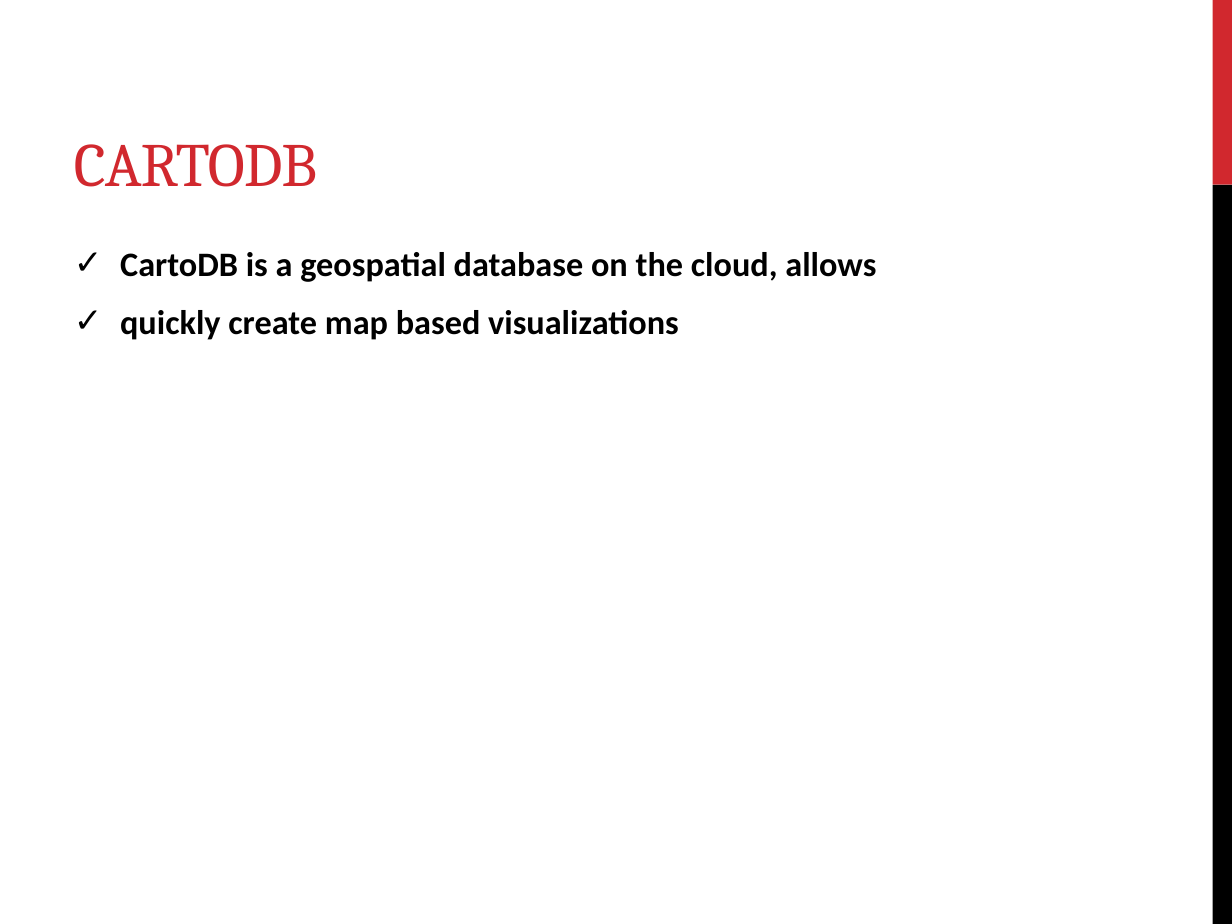
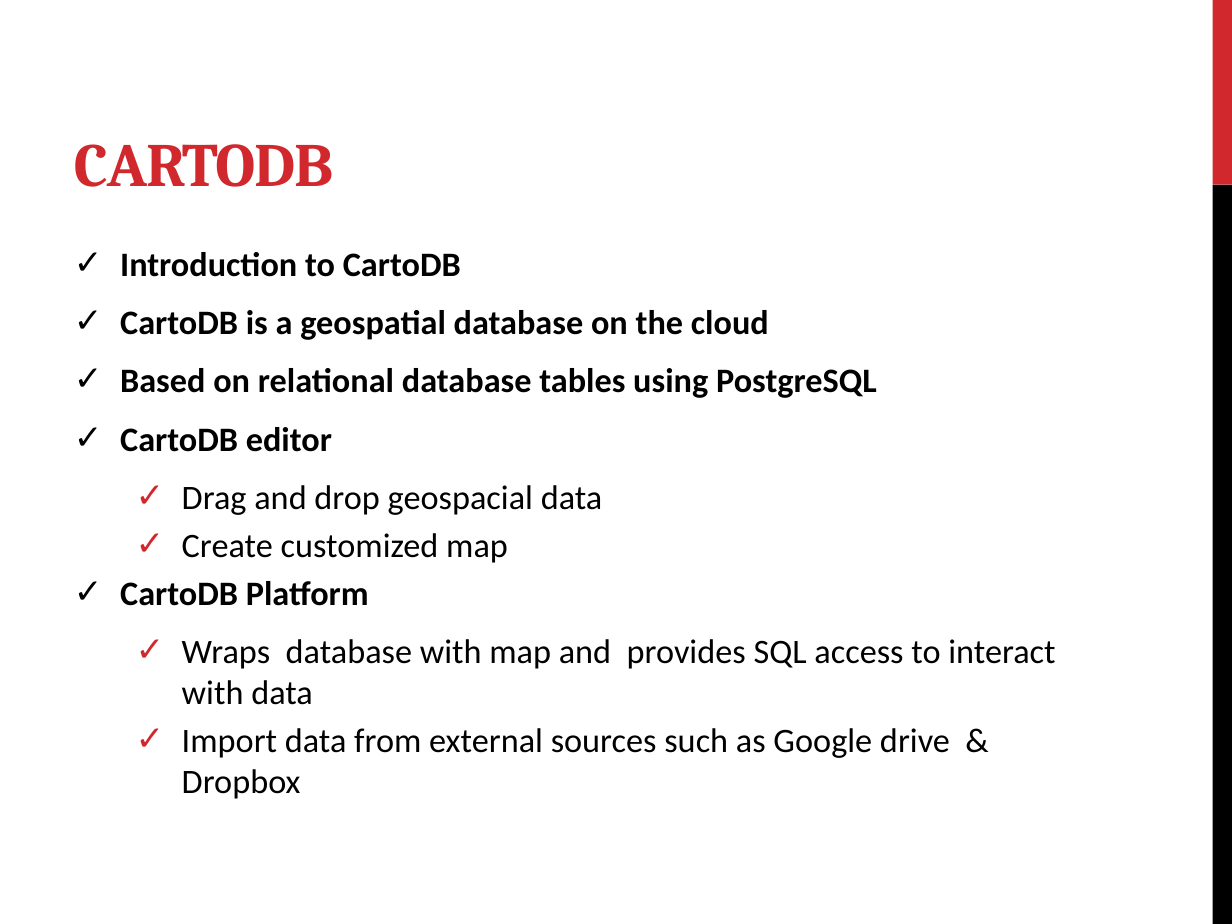
Before and after one commit to sumeshnb/6339Tutorial, a slide deck: slide 6 of Tutorial.pptx. Drawn at 1232x924 pixels with LibreOffice and Linux fonts; fonts in the diff are those of the drawing. Boxes give left, top, right and bottom in pixels: in the first picture for what was removed or moved away, otherwise in the second. Text is boxed around its words. In the diff, an @@ line names an element or a change of style, - is before the commit and + after.

```diff
--- a/Tutorial.pptx
+++ b/Tutorial.pptx
@@ title "CARTODB" at (x1=74, y1=144, x2=333, y2=187): bold on @@
@@ text at (x1=120, y1=252, x2=1055, y2=799): text changed; bold off @@
-✓ CartoDB is a geospatial database on the cloud, allows
-✓ quickly create map based visualizations
+✓ Introduction to CartoDB
+✓ CartoDB is a geospatial database on the cloud
+✓ Based on relational database tables using PostgreSQL
+✓ CartoDB editor
+  ✓ Drag and drop geospacial data
+  ✓ Create customized map
+✓ CartoDB Platform
+  ✓ Wraps database with map and provides SQL access to interact with data
+  ✓ Import data from external sources such as Google drive & Dropbox
```
Also in this commit, not shown: 2 other slides changed, 2 slides added, 2 slides removed, 1 other file.
